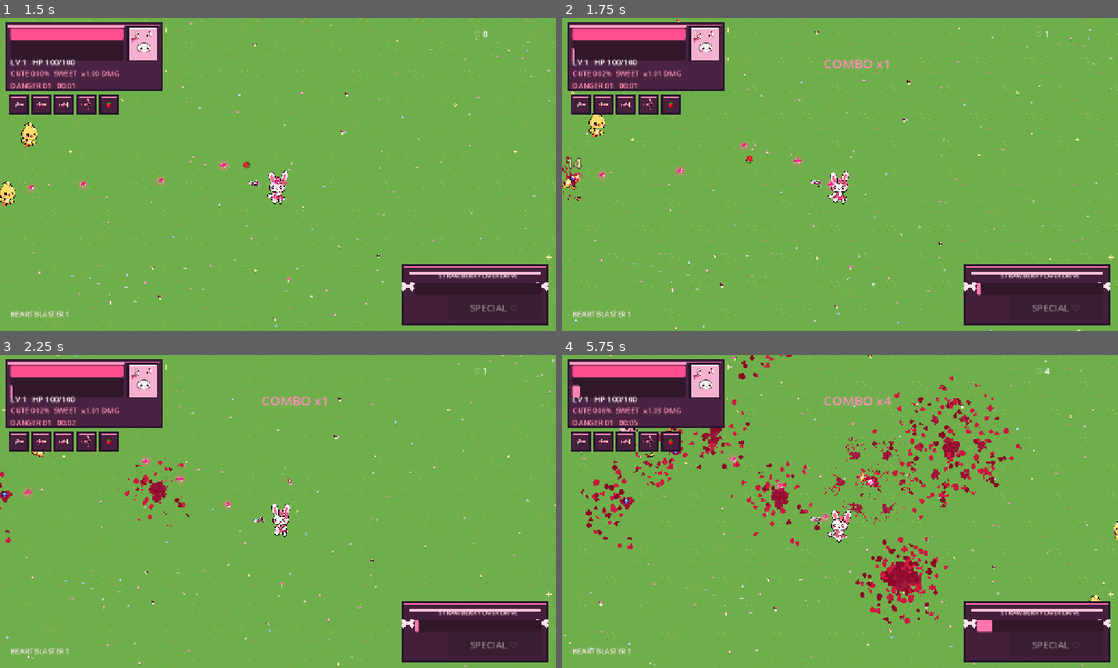
Above: before the commit, frames 1-4 (two rows, left to right).
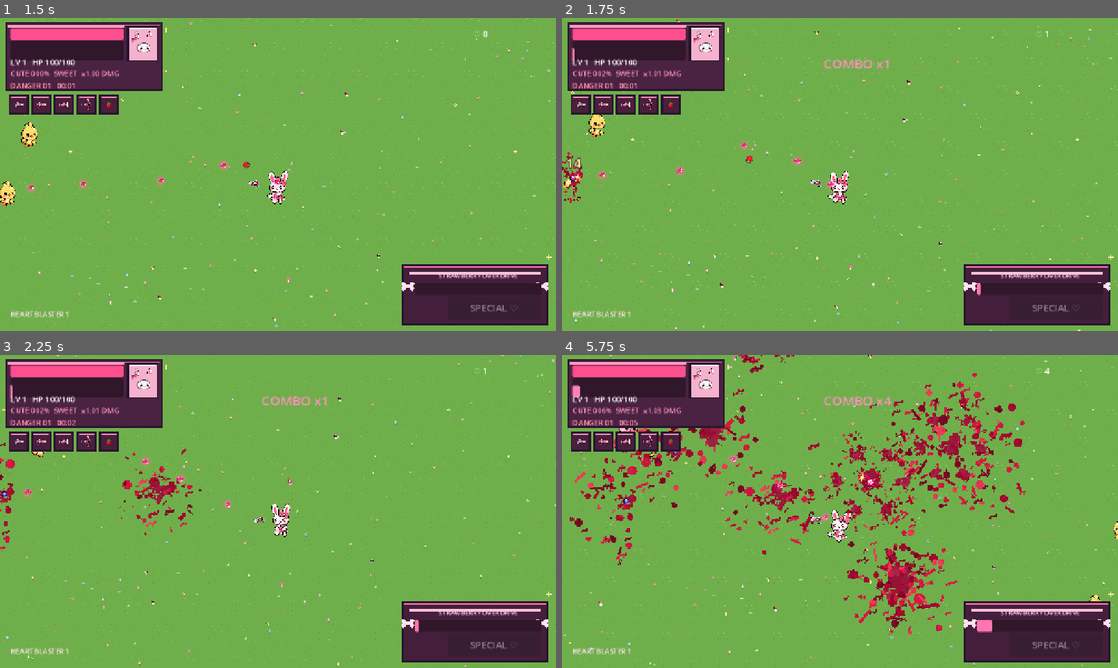
Above: after the commit, the same moments.

Repository: ramonsamagaio/cutecuterampage
Game: Godot game, scene res://scenes/Main.tscn
The game is run twice, just before and just after one commit, with the same random seed, the same clock (stepped at 60 frames per second) and the same inputs.
Inputs (mouse positions are in pixels of both pictures, inside the frame that each line leads up to):
- Up to frame 1 (1.5 s): tap Enter at 0.5 s; move the mouse to (400, 158) at 0.52 s; hold Right (ui_right) 0.53-1.28 s; tap Shift at 0.6 s; tap Space at 0.77 s; move the mouse to (166, 190) at 1.27 s; hold Down (ui_down) from 1.28 s (still down); tap Z at 1.35 s
- Up to frame 2 (1.75 s): keep holding Down (ui_down); tap Space at 1.52 s
- Up to frame 3 (2.25 s): move the mouse to (333, 442) at 2.02 s; release Down (ui_down) at 2.03 s; hold Right (ui_right) from 2.03 s (still down); tap X at 2.1 s
- Up to frame 4 (5.75 s): move the mouse to (812, 574) at 2.77 s; release Right (ui_right) at 2.78 s; hold Up (ui_up) 2.78-3.53 s; tap C at 2.85 s; tap Space at 3.02, 3.77, 4.52 s; move the mouse to (1006, 558) at 3.52 s; hold Left (ui_left) 3.53-5.03 s; tap Shift at 3.6 s; move the mouse to (673, 464) at 4.27 s; tap Z at 4.35 s; move the mouse to (867, 511) at 5.02 s; hold Down (ui_down) from 5.03 s (still down); tap X at 5.1 s

Frame 1 is identical in both runs. In frame 2, 0.1% of the frame differs, in the area x 0-4%, y 42-60%; in frame 3, 0.8%; in frame 4, 8.6%, in the area x 1-84%, y 0-90%.

Commit message:
juice: diversify blood splats and spray density

Diff:
--- a/scripts/combat/blood_system.gd
+++ b/scripts/combat/blood_system.gd
@@ -16,10 +16,20 @@
 	for _i: int in amount:
 		var droplet: BloodDroplet = BloodDroplet.new()
 		add_child(droplet)
-		var spread: Vector2 = base_dir.rotated(randf_range(-1.70, 1.70))
-		var speed: float = randf_range(90.0, 330.0)
-		var shade: Color = Color("8f0828") if randf() < 0.38 else Color("d71943")
-		droplet.configure(local_origin, spread * speed, randf_range(0.20, 0.68), randi_range(2, 4), shade)
+		var spread: Vector2 = base_dir.rotated(randf_range(-1.82, 1.82))
+		var speed: float = randf_range(105.0, 395.0)
+		var shade_roll: float = randf()
+		var shade: Color = Color("d71943")
+		if shade_roll < 0.27:
+			shade = Color("7b0824")
+		elif shade_roll < 0.56:
+			shade = Color("a60930")
+		elif shade_roll > 0.88:
+			shade = Color("f23a55")
+		var size_value: int = randi_range(2, 6)
+		if randf() < 0.18:
+			size_value += randi_range(2, 4)
+		droplet.configure(local_origin, spread * speed, randf_range(0.20, 0.78), size_value, shade)
 
 func spawn_chunk(global_origin: Vector2, chunk_kind: String, tint: Color, force: Vector2) -> void:
 	var chunk: BodyChunk = BodyChunk.new()
@@ -32,19 +42,25 @@
 	chunk.configure(to_local(global_origin), texture_path, target_size, force)
 
 func add_massive_splat(global_pos: Vector2, radius: int, shade: Color) -> void:
-	var pieces: int = maxi(5, radius)
+	var pieces: int = maxi(7, radius + 2)
 	for i: int in pieces:
-		var angle: float = TAU * float(i) / float(pieces) + randf_range(-0.25, 0.25)
-		var distance: float = randf_range(0.0, float(radius) * 1.7)
+		var angle: float = TAU * float(i) / float(pieces) + randf_range(-0.30, 0.30)
+		var distance: float = randf_range(0.0, float(radius) * 2.0)
 		var p: Vector2 = global_pos + Vector2.RIGHT.rotated(angle) * distance
-		add_ground_splat(p, randi_range(3, maxi(4, radius)), shade.lightened(randf_range(0.0, 0.10)))
+		add_ground_splat(p, randi_range(3, maxi(5, radius + 2)), shade.lightened(randf_range(0.0, 0.12)))
+	# A few tiny satellites create the spray fringe that makes kills feel explosive.
+	for _i: int in randi_range(5, 11):
+		var satellite: Vector2 = global_pos + Vector2.RIGHT.rotated(randf() * TAU) * randf_range(float(radius) * 1.3, float(radius) * 3.6)
+		add_ground_splat(satellite, randi_range(2, 4), shade.darkened(randf_range(0.0, 0.12)))
 
 func add_ground_splat(global_pos: Vector2, px_size: int, shade: Color) -> void:
 	splats.append({
 		"pos": Vector2i(roundi(global_pos.x), roundi(global_pos.y)),
 		"size": px_size,
 		"shade": shade,
-		"seed": randi()
+		"seed": randi(),
+		"kind": randi_range(0, 3),
+		"angle": randf_range(0.0, TAU)
 	})
 	if splats.size() > MAX_SPLATS:
 		splats.pop_front()
@@ -56,8 +72,27 @@
 		var s: int = splat["size"]
 		var c: Color = splat["shade"]
 		var seed_value: int = int(splat["seed"])
-		draw_rect(Rect2(p.x - s, p.y - maxi(2, s / 2), s * 2, maxi(4, s)), c)
-		draw_rect(Rect2(p.x - maxi(2, s / 2), p.y - s, maxi(4, s), s * 2), c.darkened(0.07))
+		var kind: int = int(splat.get("kind", 0))
+		var angle: float = float(splat.get("angle", 0.0))
+		match kind:
+			0:
+				draw_rect(Rect2(p.x - s, p.y - maxi(2, s / 2), s * 2, maxi(4, s)), c)
+				draw_rect(Rect2(p.x - maxi(2, s / 2), p.y - s, maxi(4, s), s * 2), c.darkened(0.07))
+			1:
+				var streak_dir: Vector2 = Vector2.RIGHT.rotated(angle)
+				var side: Vector2 = Vector2(-streak_dir.y, streak_dir.x)
+				var a: Vector2 = Vector2(p) - streak_dir * float(s) * 1.6 - side * float(s) * 0.35
+				var b: Vector2 = Vector2(p) + streak_dir * float(s) * 1.8 - side * float(s) * 0.35
+				var d: Vector2 = Vector2(p) - streak_dir * float(s) * 1.6 + side * float(s) * 0.35
+				var e: Vector2 = Vector2(p) + streak_dir * float(s) * 1.8 + side * float(s) * 0.35
+				draw_colored_polygon(PackedVector2Array([a, b, e, d]), c)
+			2:
+				draw_circle(Vector2(p), float(s), c)
+				draw_circle(Vector2(p) + Vector2(float(s) * 0.55, -float(s) * 0.28), maxf(1.5, float(s) * 0.42), c.darkened(0.10))
+			_:
+				draw_rect(Rect2(p.x - s, p.y - maxi(1, s / 3), s * 2, maxi(3, s / 2)), c)
+				draw_circle(Vector2(p) + Vector2(-s, s * 0.55), maxf(1.5, float(s) * 0.45), c.lightened(0.05))
+				draw_circle(Vector2(p) + Vector2(s * 0.9, -s * 0.4), maxf(1.5, float(s) * 0.34), c.darkened(0.08))
 		var seed_a_y: int = floori(float(seed_value) / 11.0)
 		var seed_b_x: int = floori(float(seed_value) / 17.0)
 		var seed_b_y: int = floori(float(seed_value) / 23.0)
